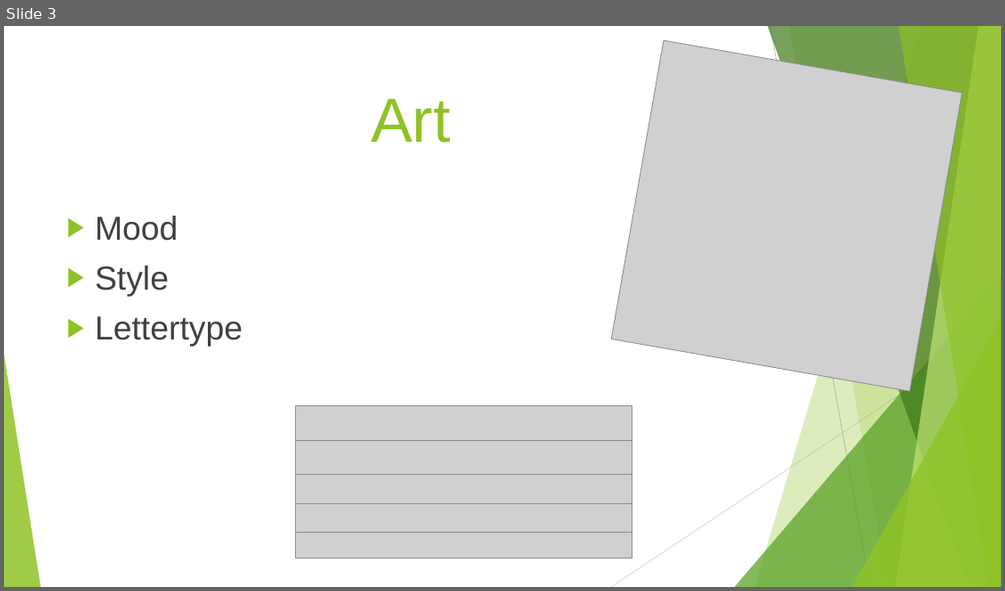
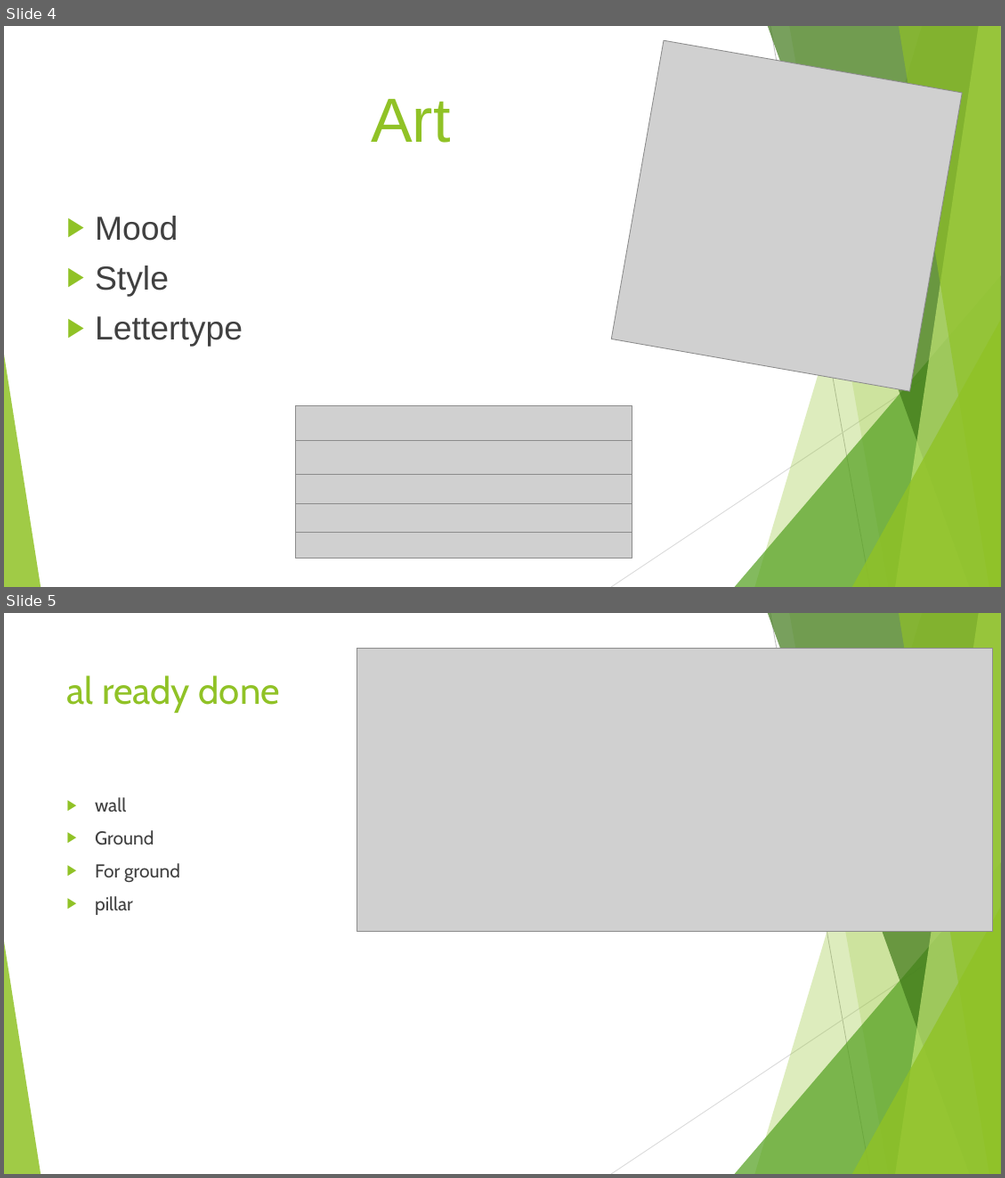
Before and after one commit to PeterBosDeltion/IndianaBonesRepo, a slide deck: IndianaBones.pptx. Shown one above the other, each under a label of ours: slide 3 before the commit, slides 4 and 5 after it. The pictures are 1005x591 and 1005x1178 pixels, drawn with LibreOffice and Linux fonts; fonts in the diff are those of the drawing; grey boxes stand for pictures. Boxes give left, top, right and bottom in pixels: in the first picture for what was removed or moved away, otherwise in the second. Text is boxed around its words. In the diff, an @@ line names an element or a change of style, - is before the commit and + after.

```diff
--- a/IndianaBones.pptx
+++ b/IndianaBones.pptx
@@ slide 5 added at (x1=4, y1=613, x2=1001, y2=1174), background #FFFFFF; not listed: 10 template elements that a slide beside it also shows @@
@@ picture added at (x1=357, y1=648, x2=992, y2=931) @@
@@ title added at (x1=67, y1=675, x2=280, y2=713), 36 pt, text #90C226 @@
+al ready done
@@ text added at (x1=95, y1=797, x2=180, y2=915), 18 pt, text #404040 @@
+▶ wall
+▶ Ground
+▶ For ground
+▶ pillar
@@ what was slide 3 is now slide 4 @@
```
Also in this commit, not shown: 3 other slides added.
